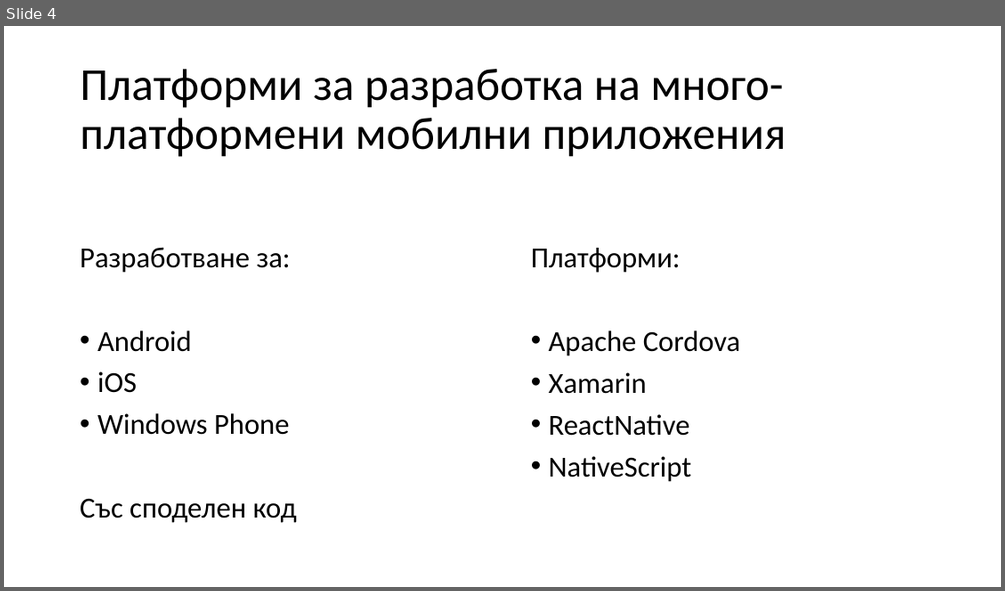
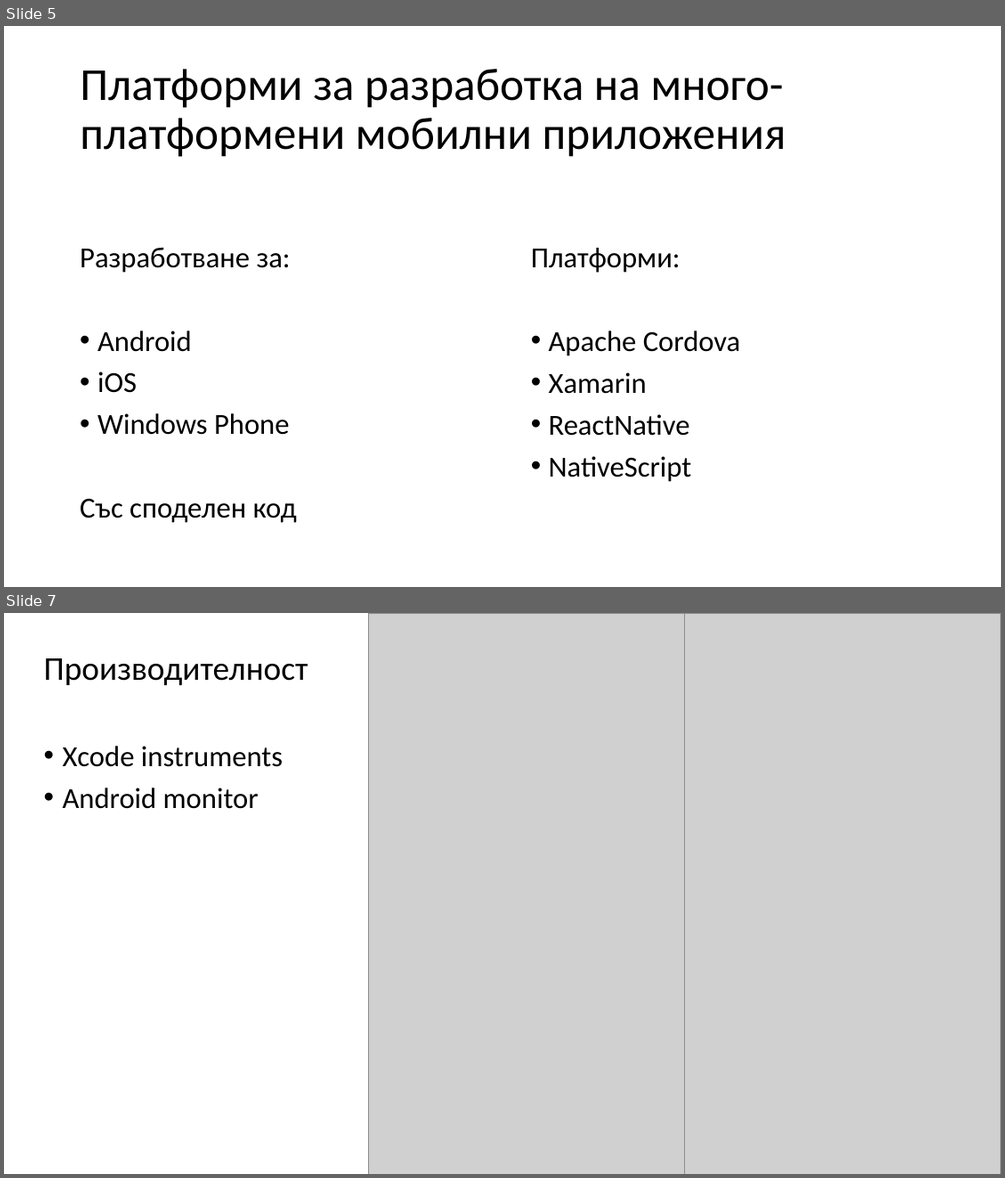
Before and after one commit to FireSt-dead/thesis, a slide deck: paperwork/presentation.ppt. Shown one above the other, each under a label of ours: slide 4 before the commit, slides 5 and 7 after it; the slides between them are not shown. The pictures are 1005x591 and 1005x1178 pixels, drawn with LibreOffice and Linux fonts; fonts in the diff are those of the drawing; grey boxes stand for pictures. Boxes give left, top, right and bottom in pixels: in the first picture for what was removed or moved away, otherwise in the second. Text is boxed around its words. In the diff, an @@ line names an element or a change of style, - is before the commit and + after.

```diff
--- a/paperwork/presentation.ppt
+++ b/paperwork/presentation.ppt
@@ slide 7 added at box(4, 613, 1001, 1174), background #FFFFFF @@
@@ picture added at box(369, 613, 685, 1174) @@
@@ picture added at box(684, 613, 1000, 1174) @@
@@ title added at box(44, 658, 308, 685), 32 pt, text #000000 @@
+Производителност
@@ text added at box(63, 746, 283, 809), 28 pt, text #000000 @@
+• Xcode instruments
+• Android monitor
@@ what was slide 4 is now slide 5 @@
```
Also in this commit, not shown: 2 slides changed, 3 other slides added, 2 slides removed.
